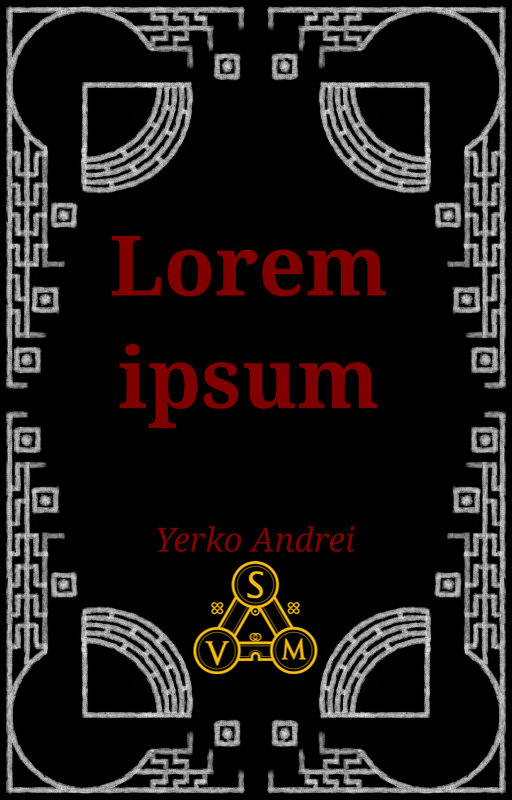
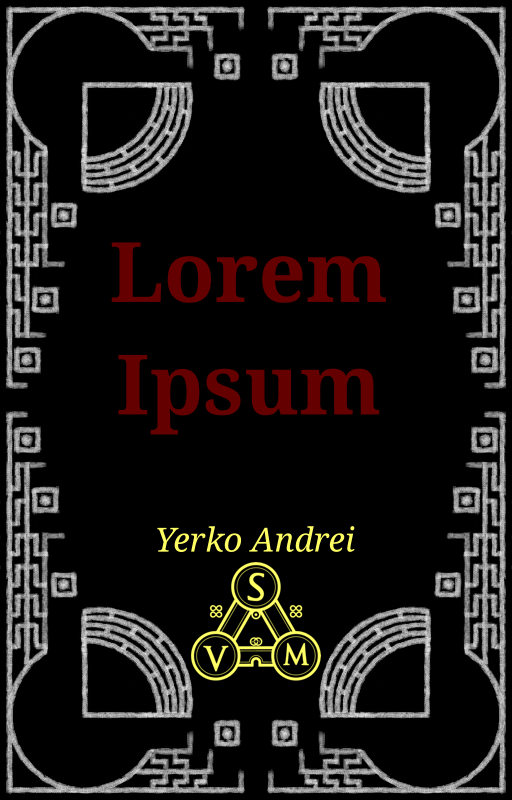
Layer changes from the first 512×800 image to the second:
renamed "tres_mundos_dorado.png" to "TresMundos", painted on it over [157, 526, 355, 681]
painted on "CuadradosPuntos" over [111, 235, 386, 681]
painted on "Puntos" over [111, 235, 386, 681]
painted on "DecoraciónPequeña" over [111, 235, 386, 681]
painted on "Decoración" over [111, 235, 386, 681]
painted on "DecoraciónCírculoInterna" over [111, 235, 386, 681]
painted on "DecoraciónCírculo" over [111, 235, 386, 681]
painted on "LíneasCortas" over [111, 235, 386, 681]
painted on "Cuadrado interno" over [111, 235, 386, 681]
painted on "CículosCortados" over [111, 235, 386, 681]
painted on "CírculoExterior" over [111, 235, 386, 681]
painted on "CírculoInterno" over [111, 235, 386, 681]
painted on "Fondo" over [111, 235, 386, 681]
